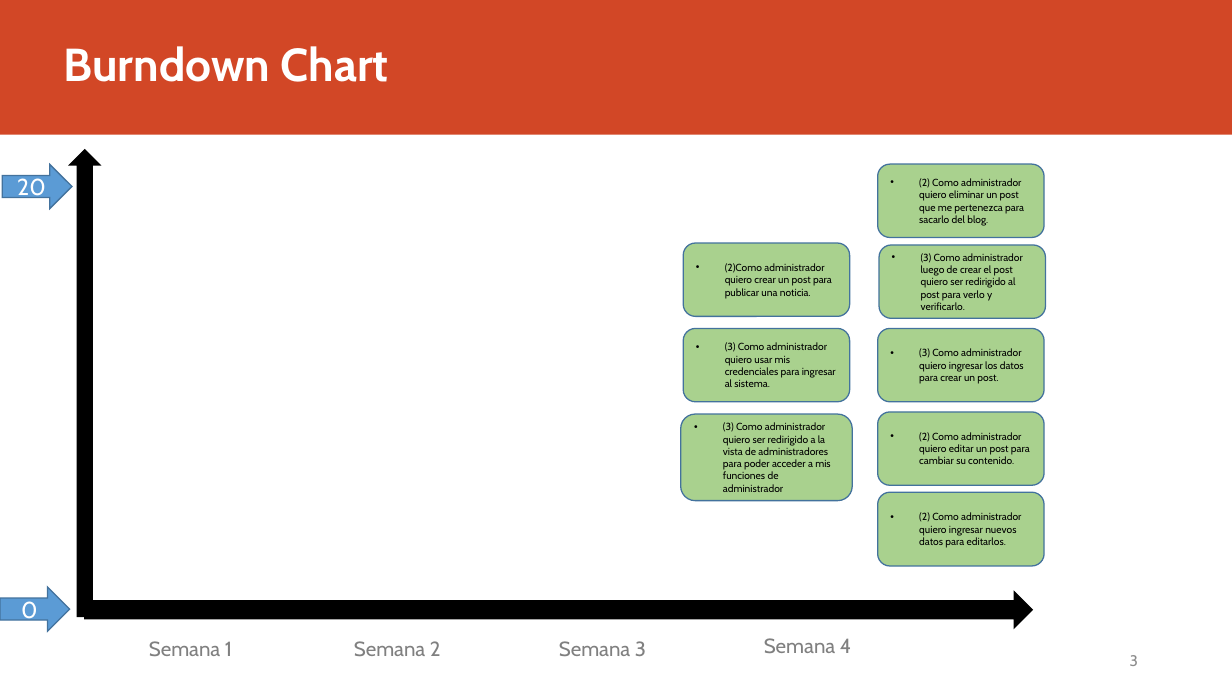
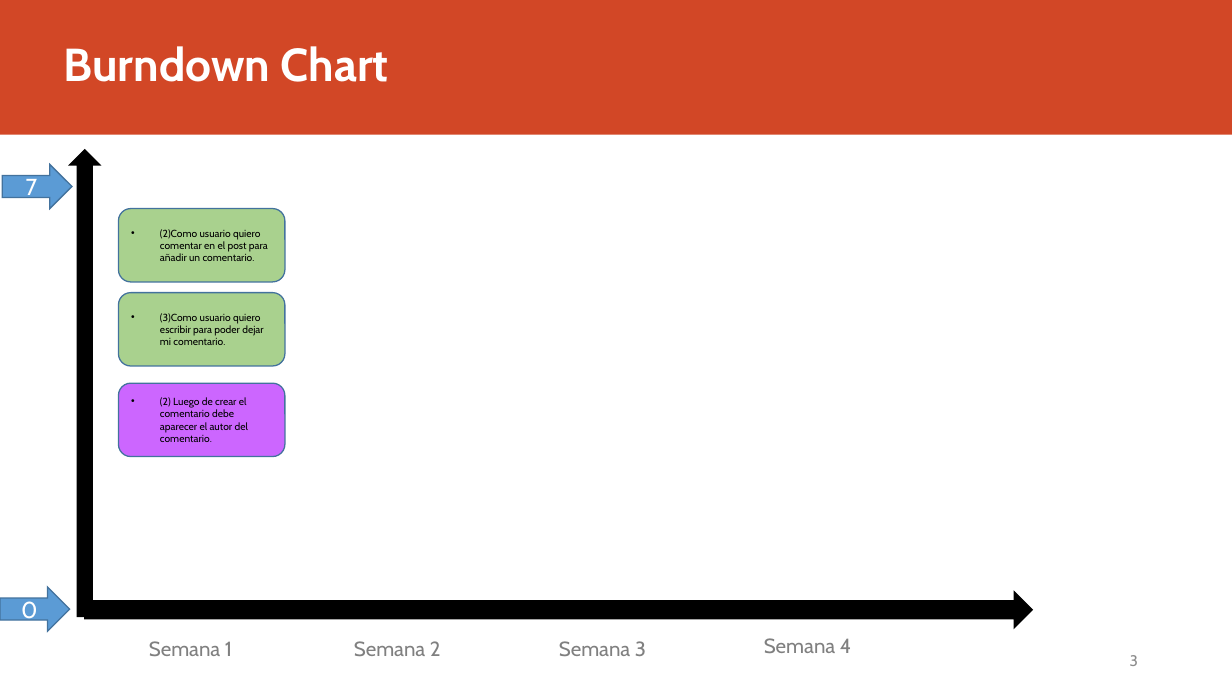
Before and after one commit to Danielacvd/ICF232_202010_GRUPO3-sw2, a slide deck: slide 3 of Monitoreo_Proyecto.pptx. Drawn at 1232x693 pixels with LibreOffice and Linux fonts; fonts in the diff are those of the drawing. Boxes give left, top, right and bottom in pixels: in the first picture for what was removed or moved away, otherwise in the second. Text is boxed around its words. In the diff, an @@ line names an element or a change of style, - is before the commit and + after.

Commit message:
Planificacion Sprint 2 - Comentarios

```diff
--- a/Monitoreo_Proyecto.pptx
+++ b/Monitoreo_Proyecto.pptx
@@ text in right arrow at (x1=26, y1=175, x2=38, y2=201): text changed @@
-20
+7
@@ rounded rectangle removed at (x1=878, y1=165, x2=1044, y2=238) @@
-• (2) Como administrador quiero eliminar un post que me pertenezca para sacarlo del blog.
@@ rounded rectangle added at (x1=118, y1=209, x2=285, y2=282), fill #A9D18E, outline #43739E 1 pt, 8 pt, text #000000 @@
+• (2)Como usuario quiero comentar en el post para añadir un comentario.
@@ rounded rectangle removed at (x1=683, y1=243, x2=849, y2=316) @@
-• (2)Como administrador quiero crear un post para publicar una noticia.
@@ rounded rectangle removed at (x1=879, y1=245, x2=1045, y2=318) @@
-• (3) Como administrador luego de crear el post quiero ser redirigido al post para verlo y verificarlo.
@@ rounded rectangle added at (x1=118, y1=293, x2=285, y2=366), fill #A9D18E, outline #43739E 1 pt, 8 pt, text #000000 @@
+• (3)Como usuario quiero escribir para poder dejar mi comentario.
@@ rounded rectangle removed at (x1=683, y1=328, x2=849, y2=401) @@
-• (3) Como administrador quiero usar mis credenciales para ingresar al sistema.
@@ rounded rectangle removed at (x1=878, y1=328, x2=1044, y2=401) @@
-• (3) Como administrador quiero ingresar los datos para crear un post.
@@ rounded rectangle added at (x1=118, y1=384, x2=285, y2=457), fill #CC66FF, outline #43739E 1 pt, 8 pt, text #000000 @@
+• (2) Luego de crear el comentario debe aparecer el autor del comentario.
@@ rounded rectangle removed at (x1=681, y1=414, x2=853, y2=501) @@
-• (3) Como administrador quiero ser redirigido a la vista de administradores para poder acceder a mis funciones de administrador
@@ rounded rectangle removed at (x1=878, y1=412, x2=1044, y2=485) @@
-• (2) Como administrador quiero editar un post para cambiar su contenido.
@@ rounded rectangle removed at (x1=878, y1=493, x2=1044, y2=567) @@
-• (2) Como administrador quiero ingresar nuevos datos para editarlos.
```
Also in this commit, not shown: 1 other slide changed, 1 other file.
